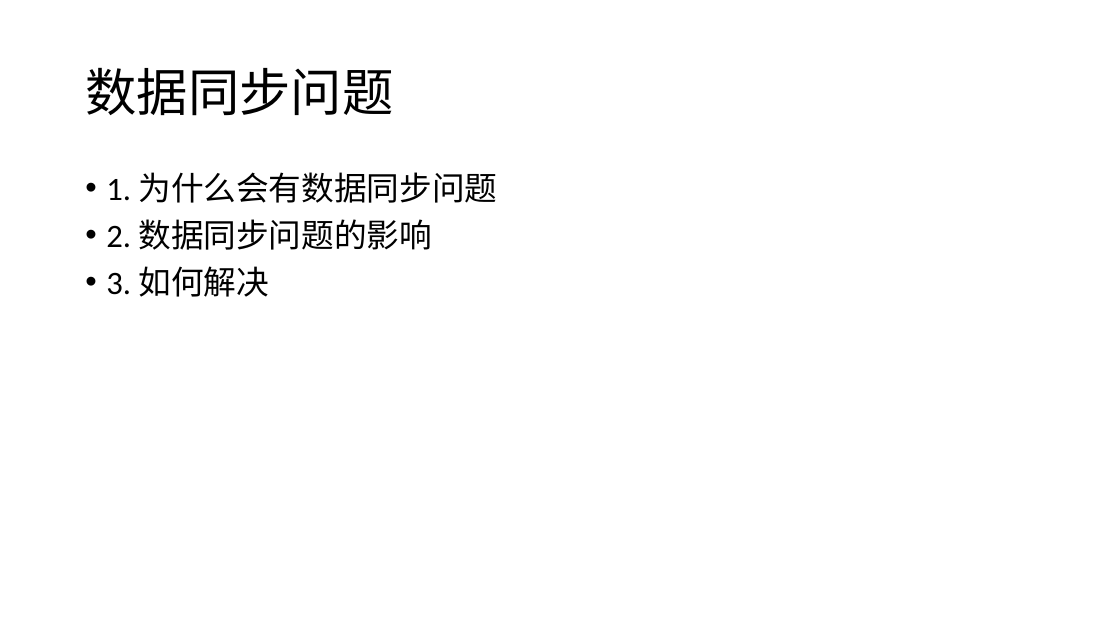
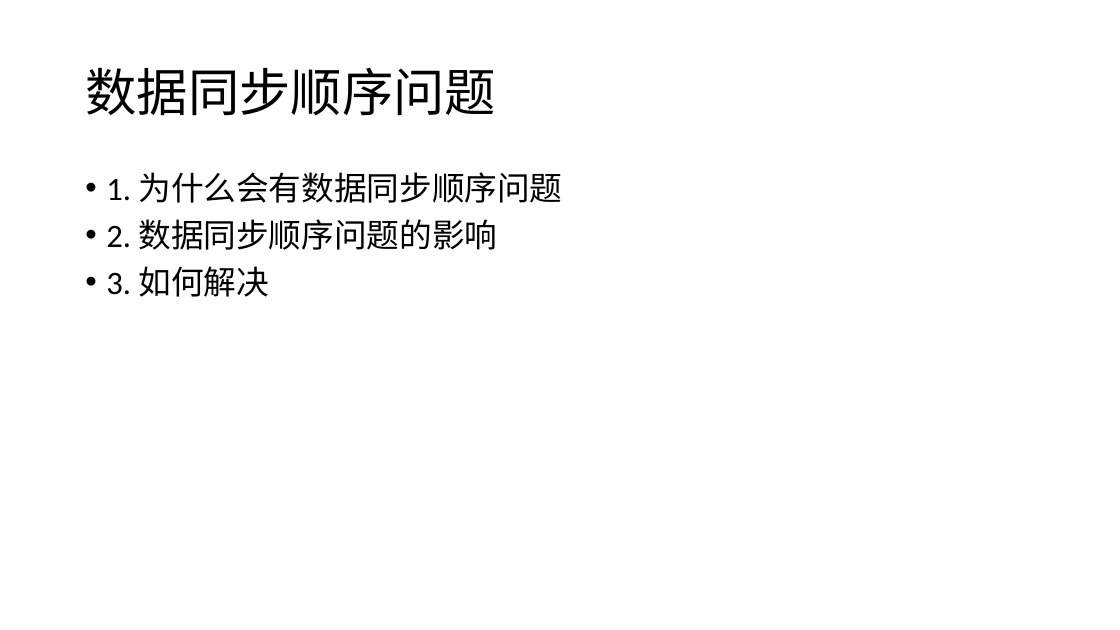
Before and after one commit to ryan255/graduation-thesis, a slide deck: slide 10 of 基于kafka的分布式存储架构应用研究.pptx (slide 9 before the commit). Drawn at 1120x630 pixels with LibreOffice and Linux fonts; fonts in the diff are those of the drawing; background and template pictures are left out. Boxes give left, top, right and bottom in pixels: in the first picture for what was removed or moved away, otherwise in the second. Text is boxed around its words. In the diff, an @@ line names an element or a change of style, - is before the commit and + after.

Commit message:
update

```diff
--- a/基于kafka的分布式存储架构应用研究.pptx
+++ b/基于kafka的分布式存储架构应用研究.pptx
@@ title at <box>85,67,496,116</box>: text changed @@
-数据同步问题
+数据同步顺序问题
@@ text at <box>106,172,563,250</box>: text changed @@
-• 1. 为什么会有数据同步问题
-• 2. 数据同步问题的影响
+• 1. 为什么会有数据同步顺序问题
+• 2. 数据同步顺序问题的影响
```
Also in this commit, not shown: 3 other slides changed, 1 slide added.
